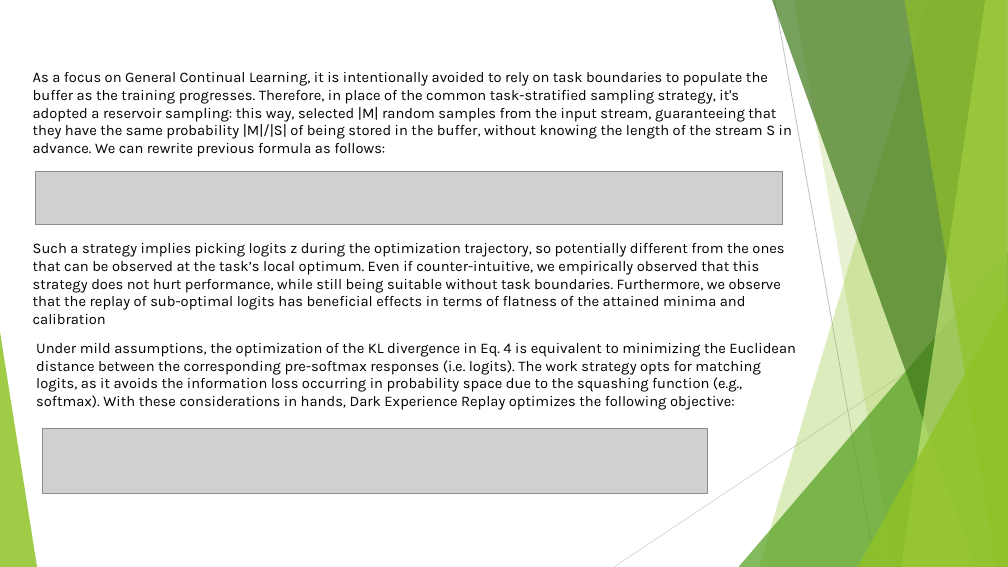
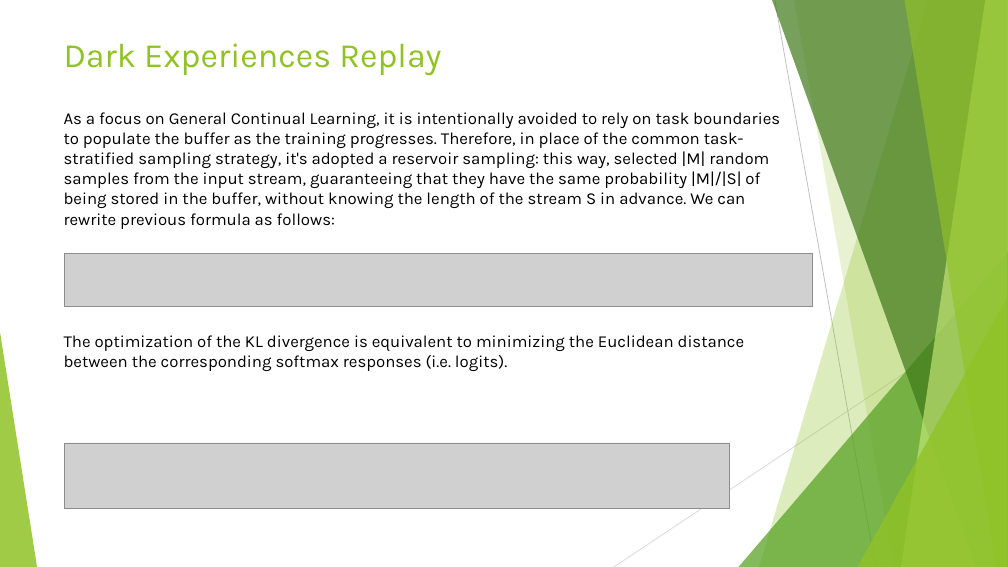
Before and after one commit to AntonioImp/ProjectForCognitiveComputingAndArtificialIntelligence, a slide deck: slide 13 of DER project.pptx. Drawn at 1008x567 pixels with LibreOffice and Linux fonts; fonts in the diff are those of the drawing; grey boxes stand for pictures. Boxes give left, top, right and bottom in pixels: in the first picture for what was removed or moved away, otherwise in the second. Text is boxed around its words. In the diff, an @@ line names an element or a change of style, - is before the commit and + after.

```diff
--- a/DER project.pptx
+++ b/DER project.pptx
@@ title added at bbox=[64, 43, 441, 75], 32.4 pt, text #90C226 @@
+Dark Experiences Replay
@@ text "As a focus on General ...": place and size @@
-text "As a focus on General ..." at bbox=[33, 72, 792, 157]
+text "As a focus on General ..." at bbox=[64, 112, 780, 229]
@@ text "As a focus on General ..." at bbox=[64, 112, 780, 229]: size 14 to 16 pt @@
@@ text removed at bbox=[33, 243, 784, 324] @@
-Such a strategy implies picking logits z during the optimization trajectory, so potentially different from the ones that can be observed at the task’s local optimum. Even if counter-intuitive, we empirically observed that this strategy does not hurt performance, while still being suitable without task boundaries. Furthermore, we observe that the replay of sub-optimal logits has beneficial effects in terms of flatness of the attained minima and calibration
@@ picture: place and size @@
-picture at bbox=[36, 171, 783, 225]
+picture at bbox=[65, 253, 813, 307]
@@ text at bbox=[64, 335, 745, 371]: text changed; size 14 to 16 pt @@
-Under mild assumptions, the optimization of the KL divergence in Eq. 4 is equivalent to minimizing the Euclidean distance between the corresponding pre-softmax responses (i.e. logits). The work strategy opts for matching logits, as it avoids the information loss occurring in probability space due to the squashing function (e.g., softmax). With these considerations in hands, Dark Experience Replay optimizes the following objective:
+The optimization of the KL divergence is equivalent to minimizing the Euclidean distance between the corresponding softmax responses (i.e. logits).
@@ picture: place and size @@
-picture at bbox=[42, 428, 707, 494]
+picture at bbox=[65, 443, 730, 509]
```
Also in this commit, not shown: 5 other slides changed, 1 slide added, 1 other file.
